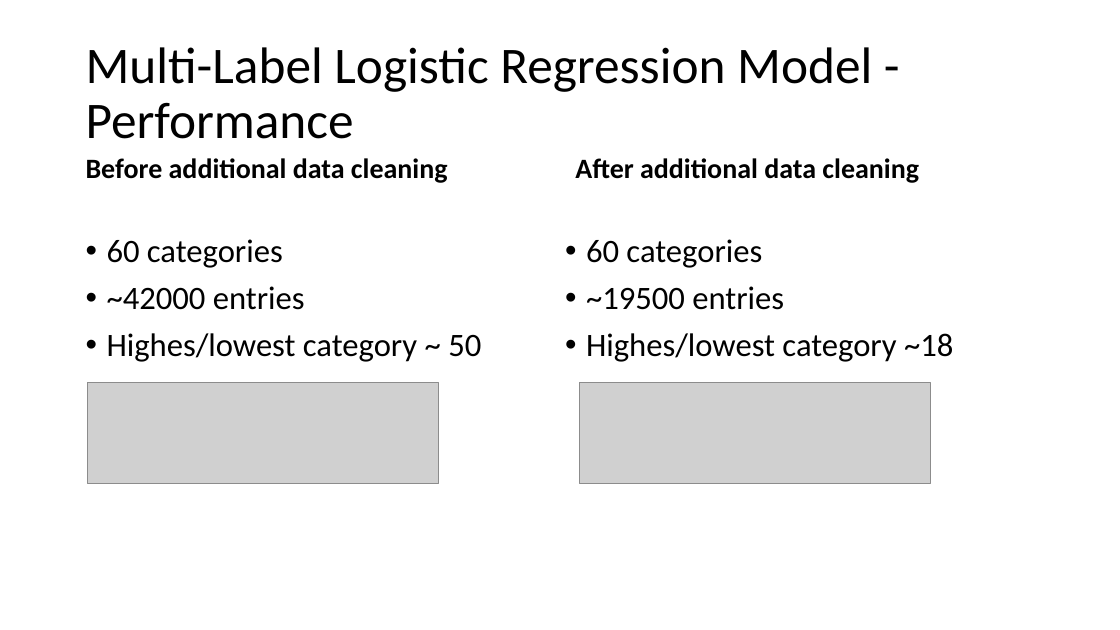
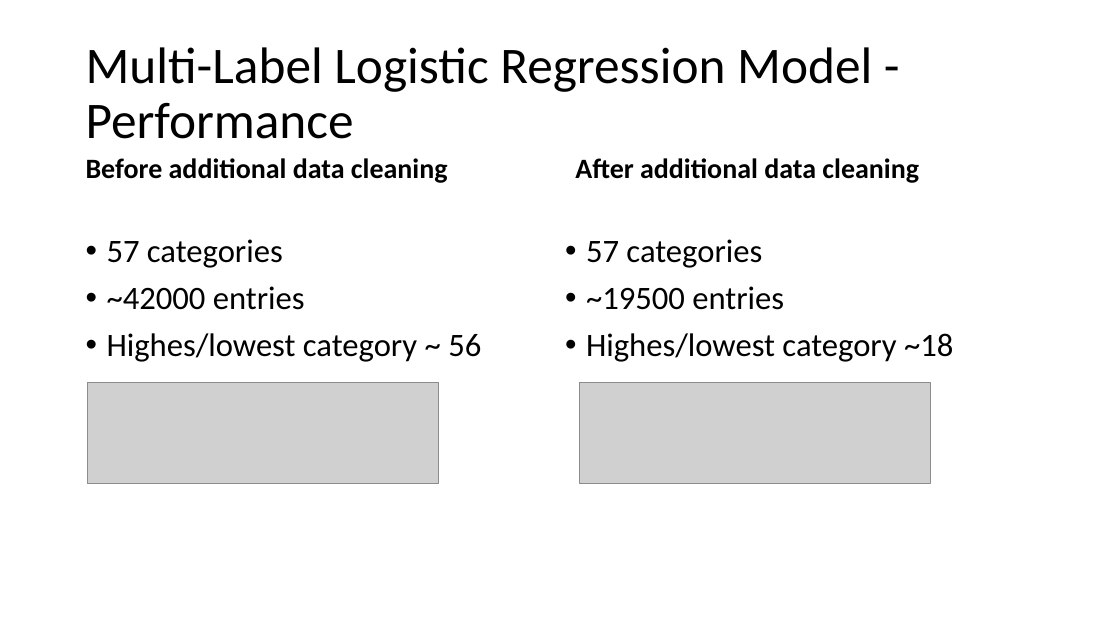
Before and after one commit to MatthiasRemta/NLP_Project, a slide deck: slide 6 of Presentations/session6.pptx (slide 7 before the commit). Drawn at 1120x630 pixels with LibreOffice and Linux fonts; fonts in the diff are those of the drawing; grey boxes stand for pictures; background and template pictures are left out. Boxes give left, top, right and bottom in pixels: in the first picture for what was removed or moved away, otherwise in the second. Text is boxed around its words. In the diff, an @@ line names an element or a change of style, - is before the commit and + after.

```diff
--- a/Presentations/session6.pptx
+++ b/Presentations/session6.pptx
@@ text at (107,239,283,268): text changed @@
-• 60 categories
+• 57 categories
@@ text at (586,239,762,268): text changed @@
-• 60 categories
+• 57 categories
@@ text at (107,333,481,362): text changed @@
-• Highes/lowest category ~ 50
+• Highes/lowest category ~ 56
```
Also in this commit, not shown: 2 other slides changed, 1 slide removed.
